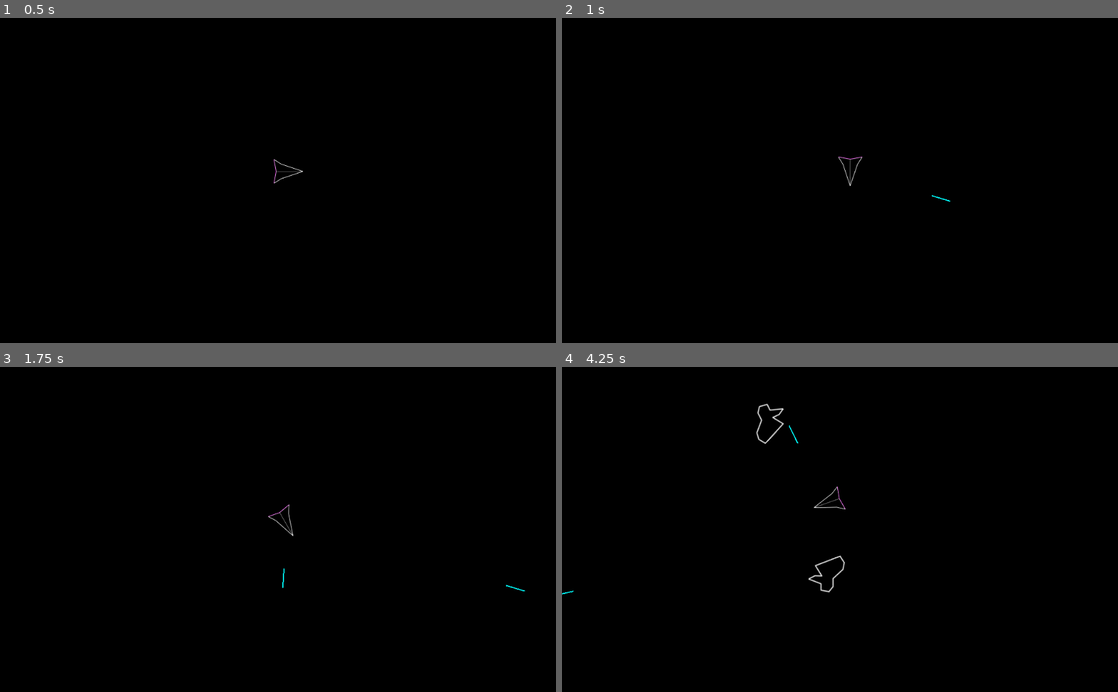
Above: before the commit, frames 1-4 (two rows, left to right).
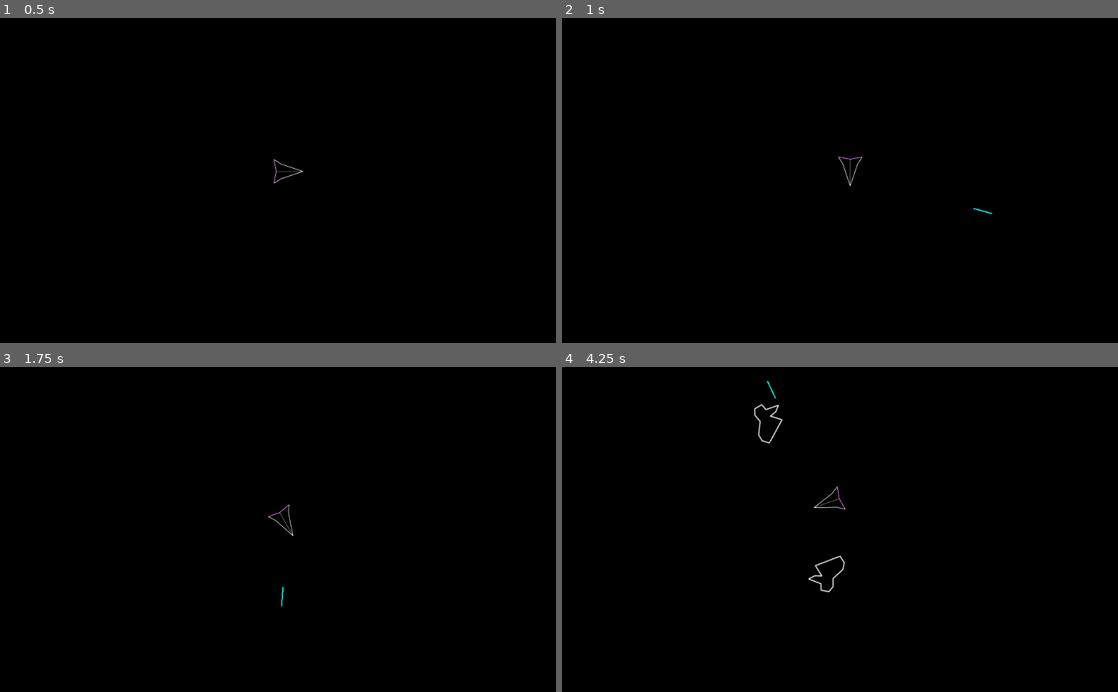
Above: after the commit, the same moments.

Repository: liske/Planetoids
Game: Godot game, scene res://scenes/Space.tscn
Same seed, same stepped clock (60 frames per second), same inputs: the game is played once before the commit and once after it.
Inputs:
- Up to frame 1 (0.5 s): no input
- Up to frame 2 (1 s): tap Enter at 0.5 s; hold Right (rotate_right) from 0.53 s (still down); tap Space (shoot) at 0.6 s
- Up to frame 3 (1.75 s): release Right (rotate_right) at 1.28 s; hold Left (rotate_left) from 1.28 s (still down); tap W (boost) at 1.35 s; tap Space (shoot) at 1.55 s
- Up to frame 4 (4.25 s): release Left (rotate_left) at 2.03 s; hold Right (rotate_right) 2.03-3.53 s; tap Space (shoot) at 2.1, 2.85, 3.8 s; hold Left (rotate_left) from 3.53 s (still down); hold W (boost) from 3.53 s (still down)

Frame 1 is identical in both runs. In frame 2, less than 0.1% of the frame differs, in the area x 66-78%, y 54-61%; in frame 3, less than 0.1%; in frame 4, 0.3%, in the area x 0-43%, y 4-71%.

Commit message:
laser: make it a RigidBody2D, drop debugging stuff

Diff:
--- a/objects/ship/Ship.gd
+++ b/objects/ship/Ship.gd
@@ -46,4 +46,5 @@
 		get_parent().add_child(bullet)
 		bullet.global_rotation = $Position2D_Center.global_rotation
 		bullet.global_position = $Position2D_Center.global_position
-#		bullet.position += transform.x * bullet.half_width
+
+		bullet.apply_central_impulse(Vector2.RIGHT.rotated(rotation) * 600)
--- a/objects/ship/Ship.tscn
+++ b/objects/ship/Ship.tscn
@@ -10,7 +10,7 @@
 texture = ExtResource( 1 )
 
 [node name="CollisionPolygon2D" type="CollisionPolygon2D" parent="."]
-polygon = PoolVector2Array( -71, -57, 47, -57, 47, -41, 72, -25, 91, -7, 91, 5, 77, 24, 47, 42, 47, 59, -72, 58, -72, 42, -79, 27, -88, 13, -89, -7, -81, -25, -71, -42 )
+polygon = PoolVector2Array( -53, -44, -26, -27, 54, 1, -25, 27, -53, 44, -46, 1 )
 
 [node name="Position2D_Center" type="Position2D" parent="."]
-position = Vector2( 92, 0 )
+position = Vector2( 78, 0 )
--- a/objects/weapon/Laser.gd
+++ b/objects/weapon/Laser.gd
@@ -1,9 +1,6 @@
-extends Node2D
+extends RigidBody2D
 
 var speed = 350
-
-func _physics_process(delta):
-	position += transform.x * speed * delta
 
 func _on_VisibilityNotifier2D_screen_exited():
 	queue_free()
--- a/objects/weapon/Laser.tscn
+++ b/objects/weapon/Laser.tscn
@@ -3,17 +3,18 @@
 [ext_resource path="res://assets/sprites/laser-1.svg" type="Texture" id=1]
 [ext_resource path="res://objects/weapon/Laser.gd" type="Script" id=2]
 
-[node name="Laser" type="Node2D"]
+[node name="Laser" type="RigidBody2D"]
+mass = 65535.0
 script = ExtResource( 2 )
 
 [node name="Sprite" type="Sprite" parent="."]
 texture = ExtResource( 1 )
 
 [node name="CollisionPolygon2D" type="CollisionPolygon2D" parent="."]
-polygon = PoolVector2Array( -20, -3, -21, -2, -21, 2, -20, 3, 20, 3, 21, 2, 21, -2, 20, -3 )
+polygon = PoolVector2Array( -18, -1, -18, 1, 18, 1, 18, -1 )
 
 [node name="VisibilityNotifier2D" type="VisibilityNotifier2D" parent="."]
-position = Vector2( 2.92063e-06, 0 )
-scale = Vector2( 2.4, 0.6 )
+position = Vector2( 4.76837e-07, 0 )
+scale = Vector2( 1.9, 0.2 )
 
 [connection signal="screen_exited" from="VisibilityNotifier2D" to="." method="_on_VisibilityNotifier2D_screen_exited"]
--- a/scenes/Space.gd
+++ b/scenes/Space.gd
@@ -30,8 +30,6 @@
 
 	# scale it
 	var scaling = randf()*3 + 0.5
-	print(scaling)
-	print(astroid.scale)
 	astroid.scale = Vector2(scaling, scaling)
 	astroid.mass *= scaling
 
